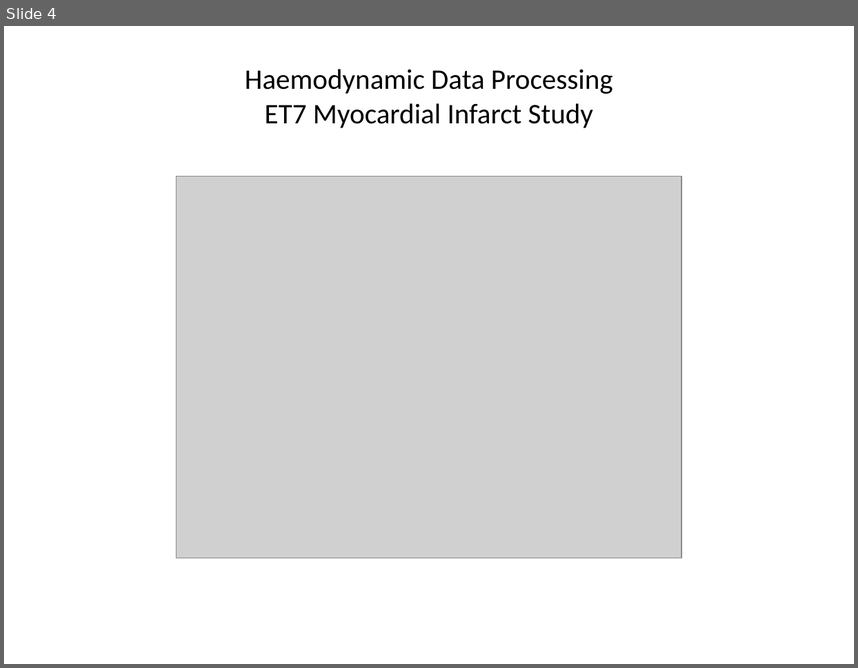
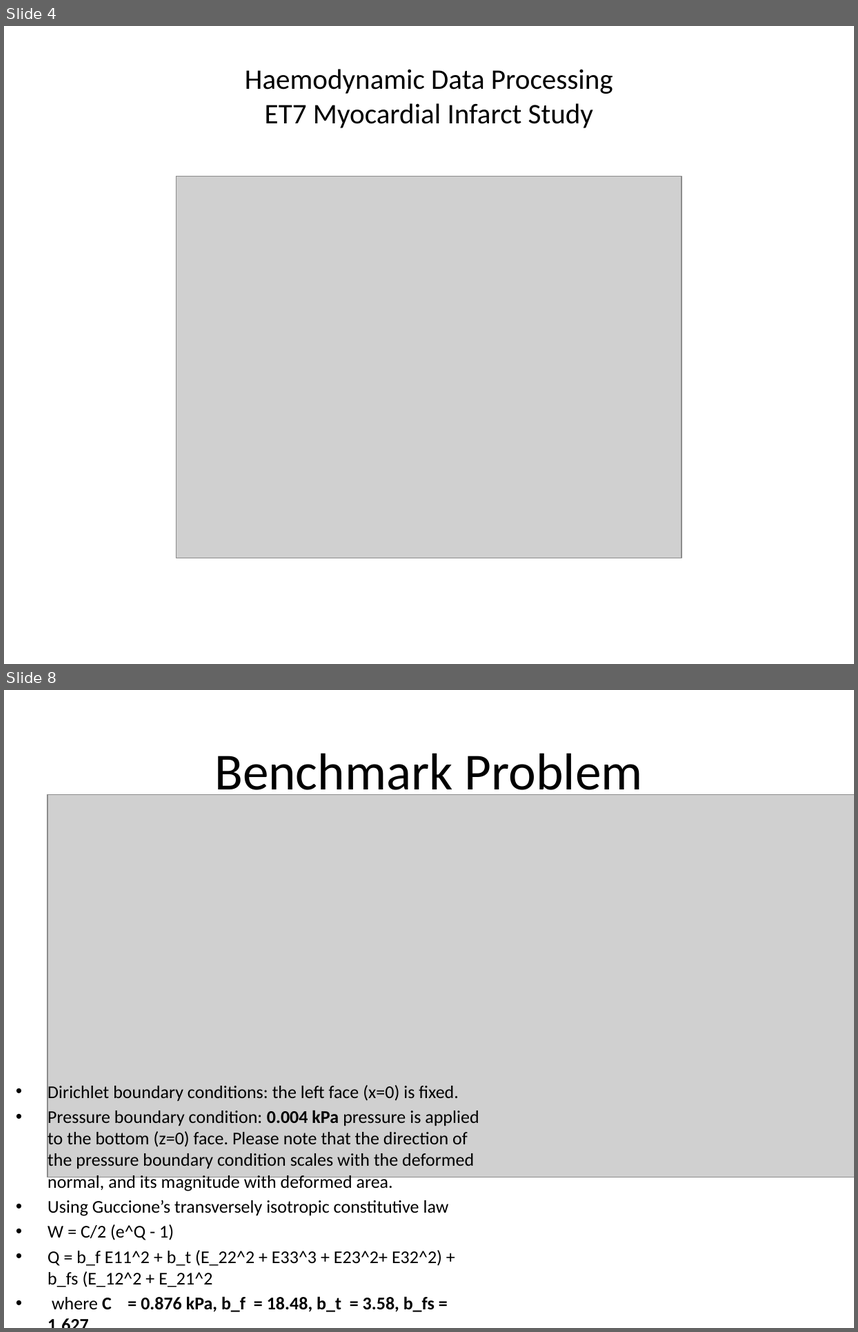
Before and after one commit to jennyhelyanwe/ToShow, a slide deck: 15May2014.pptx. Shown one above the other, each under a label of ours: slide 4 before the commit, slides 4 and 8 after it; the slides between them are not shown. The pictures are 858x668 and 858x1332 pixels, drawn with LibreOffice and Linux fonts; fonts in the diff are those of the drawing; grey boxes stand for pictures. Boxes give left, top, right and bottom in pixels: in the first picture for what was removed or moved away, otherwise in the second. Text is boxed around its words. In the diff, an @@ line names an element or a change of style, - is before the commit and + after.

Commit message:
Final powerpoint for 15th of May

```diff
--- a/15May2014.pptx
+++ b/15May2014.pptx
@@ slide 8 added at [4, 690, 854, 1328], background #FFFFFF @@
@@ title added at [214, 753, 643, 801], 44 pt, text #000000 @@
+Benchmark Problem
@@ picture added at [47, 795, 854, 1176] @@
@@ text added at [47, 1083, 479, 1312], 15.2 pt, text #000000 @@
+• Dirichlet boundary conditions: the left face (x=0) is fixed.
+• Pressure boundary condition: 0.004 kPa pressure is applied to the bottom (z=0) face. Please note that the direction of the pressure boundary condition scales with the deformed normal, and its magnitude with deformed area.
+• Using Guccione’s transversely isotropic constitutive law
+• W = C/2 (e^Q - 1)
+• Q = b_f E11^2 + b_t (E_22^2 + E33^3 + E23^2+ E32^2) + b_fs (E_12^2 + E_21^2
+• where C = 0.876 kPa, b_f = 18.48, b_t = 3.58, b_fs = 1.627
```
Also in this commit, not shown: 2 slides changed, 5 other slides added.
